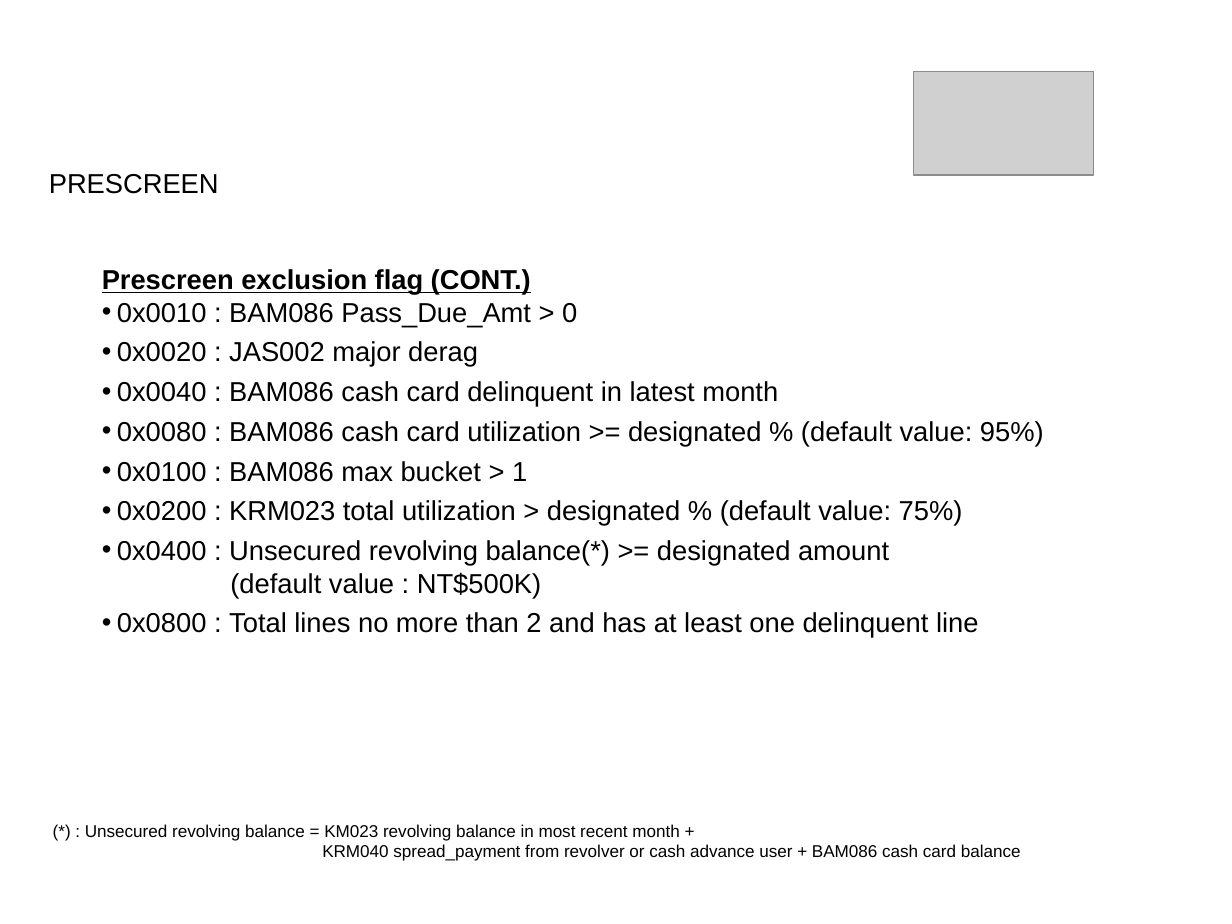
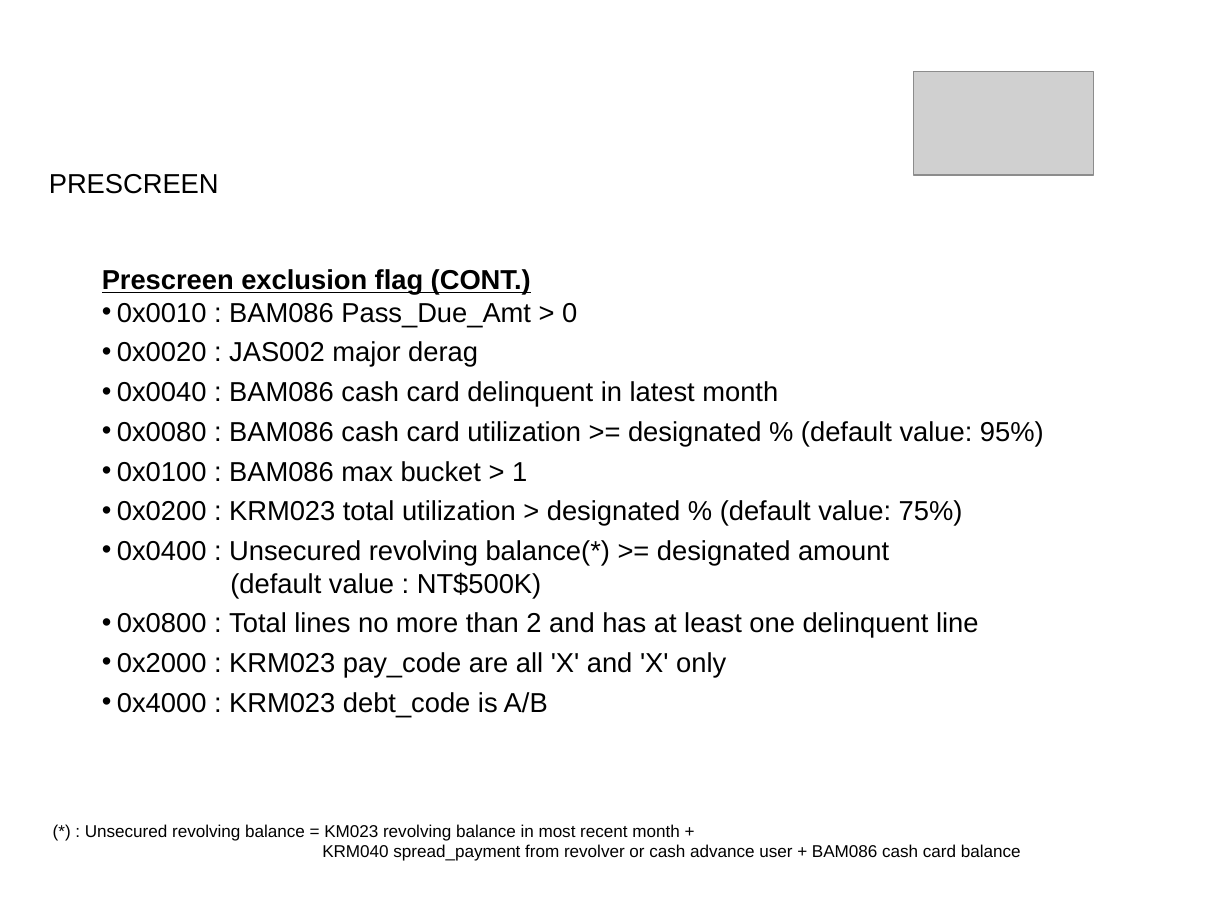
Before and after one commit to hunganhu/dac, a slide deck: slide 48 of BOOC_CC_BT/doc/BOOC Credit Card DOUCMENTATION.ppt. Drawn at 1232x924 pixels with LibreOffice and Linux fonts; fonts in the diff are those of the drawing; grey boxes stand for pictures. Boxes give left, top, right and bottom in pixels: in the first picture for what was removed or moved away, otherwise in the second. Text is boxed around its words. In the diff, an @@ line names an element or a change of style, - is before the commit and + after.

Commit message:
add prescreen scenario 'KRM040 debt code is not null'

```diff
--- a/BOOC_CC_BT/doc/BOOC Credit Card DOUCMENTATION.ppt
+++ b/BOOC_CC_BT/doc/BOOC Credit Card DOUCMENTATION.ppt
@@ text at (117, 652, 726, 717): paragraphs added @@
+• 0x2000 : KRM023 pay_code are all 'X' and 'X' only
+• 0x4000 : KRM023 debt_code is A/B
```
Also in this commit, not shown: 6 other slides changed, 3 other files.
